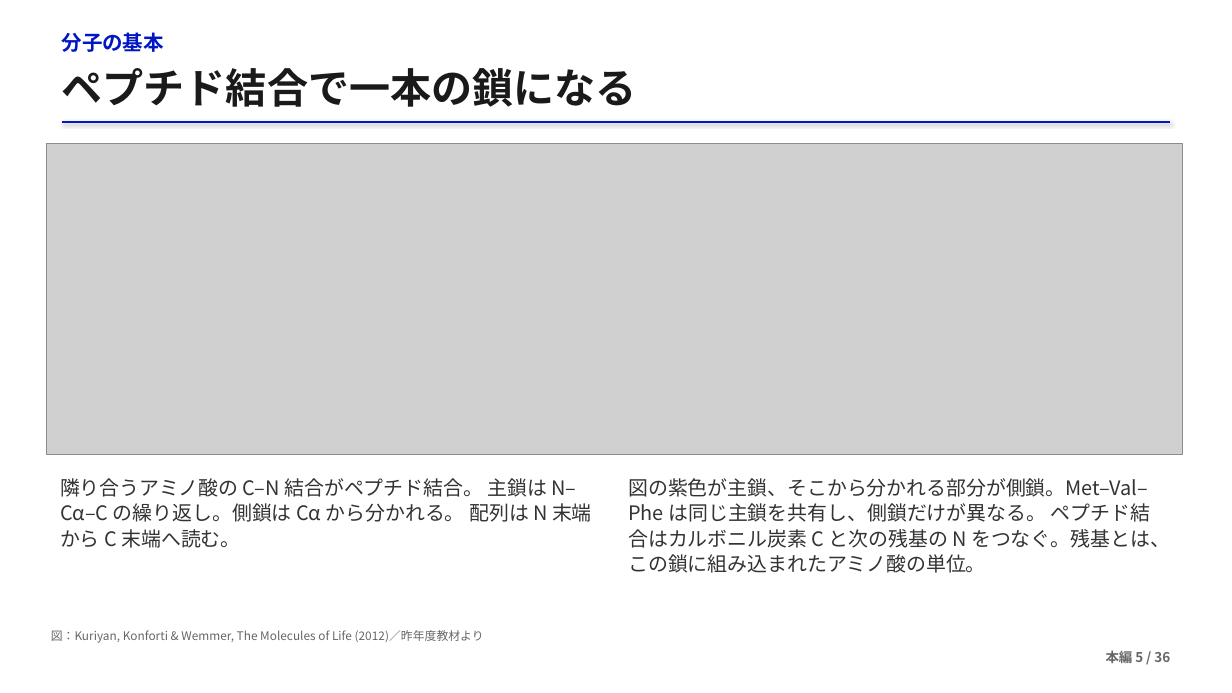
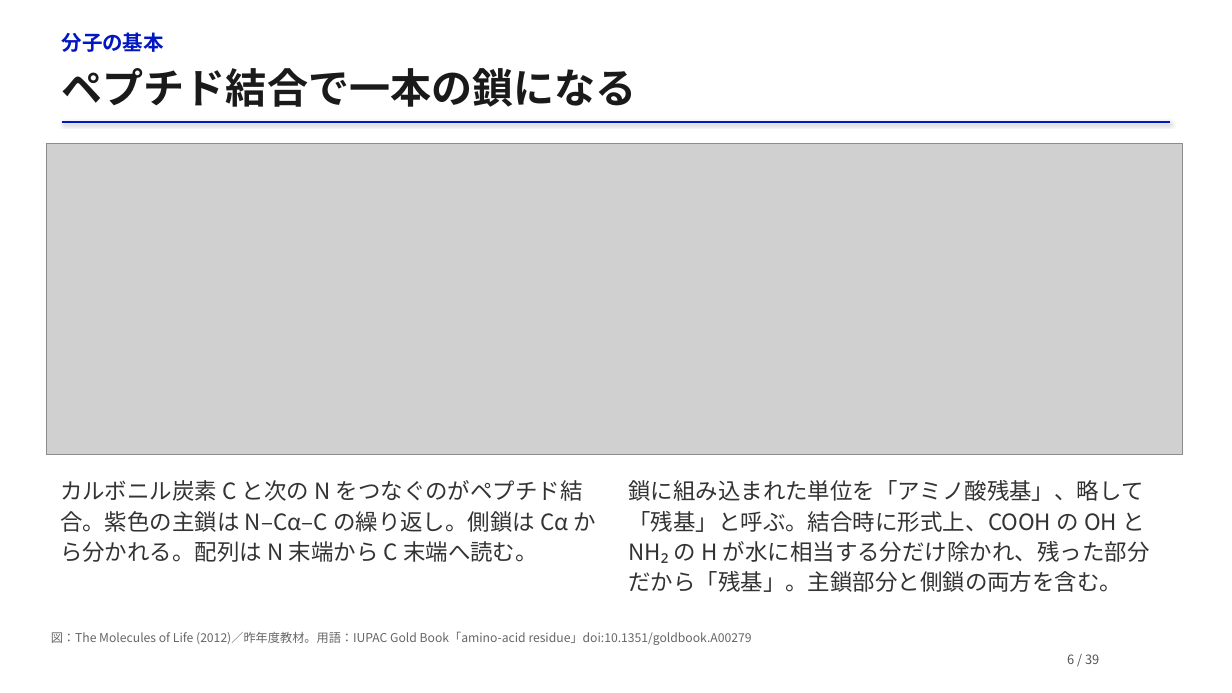
Before and after one commit to matsunagalab/lecture_bioinfo, a slide deck: slide 6 of 03_タンパク質構造の基礎/03_タンパク質構造の基礎.pptx (slide 5 before the commit). Drawn at 1232x693 pixels with LibreOffice and Linux fonts; fonts in the diff are those of the drawing; grey boxes stand for pictures. Boxes give left, top, right and bottom in pixels: in the first picture for what was removed or moved away, otherwise in the second. Text is boxed around its words. In the diff, an @@ line names an element or a change of style, - is before the commit and + after.

```diff
--- a/03_タンパク質構造の基礎/03_タンパク質構造の基礎.pptx
+++ b/03_タンパク質構造の基礎/03_タンパク質構造の基礎.pptx
@@ text at (60, 480, 596, 562): text changed; size 15.5 to 17.5 pt @@
-隣り合うアミノ酸の C–N 結合がペプチド結合。 主鎖は N–Cα–C の繰り返し。側鎖は Cα から分かれる。 配列は N 末端から C 末端へ読む。
+カルボニル炭素 C と次の N をつなぐのがペプチド結合。紫色の主鎖は N–Cα–C の繰り返し。側鎖は Cα から分かれる。配列は N 末端から C 末端へ読む。
@@ text at (628, 480, 1150, 592): text changed; size 15.5 to 17.5 pt @@
-図の紫色が主鎖、そこから分かれる部分が側鎖。Met–Val–Phe は同じ主鎖を共有し、側鎖だけが異なる。 ペプチド結合はカルボニル炭素 C と次の残基の N をつなぐ。残基とは、この鎖に組み込まれたアミノ酸の単位。
+鎖に組み込まれた単位を「アミノ酸残基」、略して「残基」と呼ぶ。結合時に形式上、COOH の OH と NH₂ の H が水に相当する分だけ除かれ、残った部分だから「残基」。主鎖部分と側鎖の両方を含む。
@@ text at (51, 631, 752, 645): text changed; size 9.2 to 9.5 pt @@
-図：Kuriyan, Konforti & Wemmer, The Molecules of Life (2012)／昨年度教材より
+図：The Molecules of Life (2012)／昨年度教材。用語：IUPAC Gold Book「amino-acid residue」doi:10.1351/goldbook.A00279
@@ text added at (1067, 654, 1099, 664), 10 pt, text #555555 @@
+6 / 39
@@ text removed at (1106, 650, 1170, 663) @@
-本編 5 / 36
```
Also in this commit, not shown: 23 other slides changed, 17 slides added, 14 slides removed, 2 other files.
